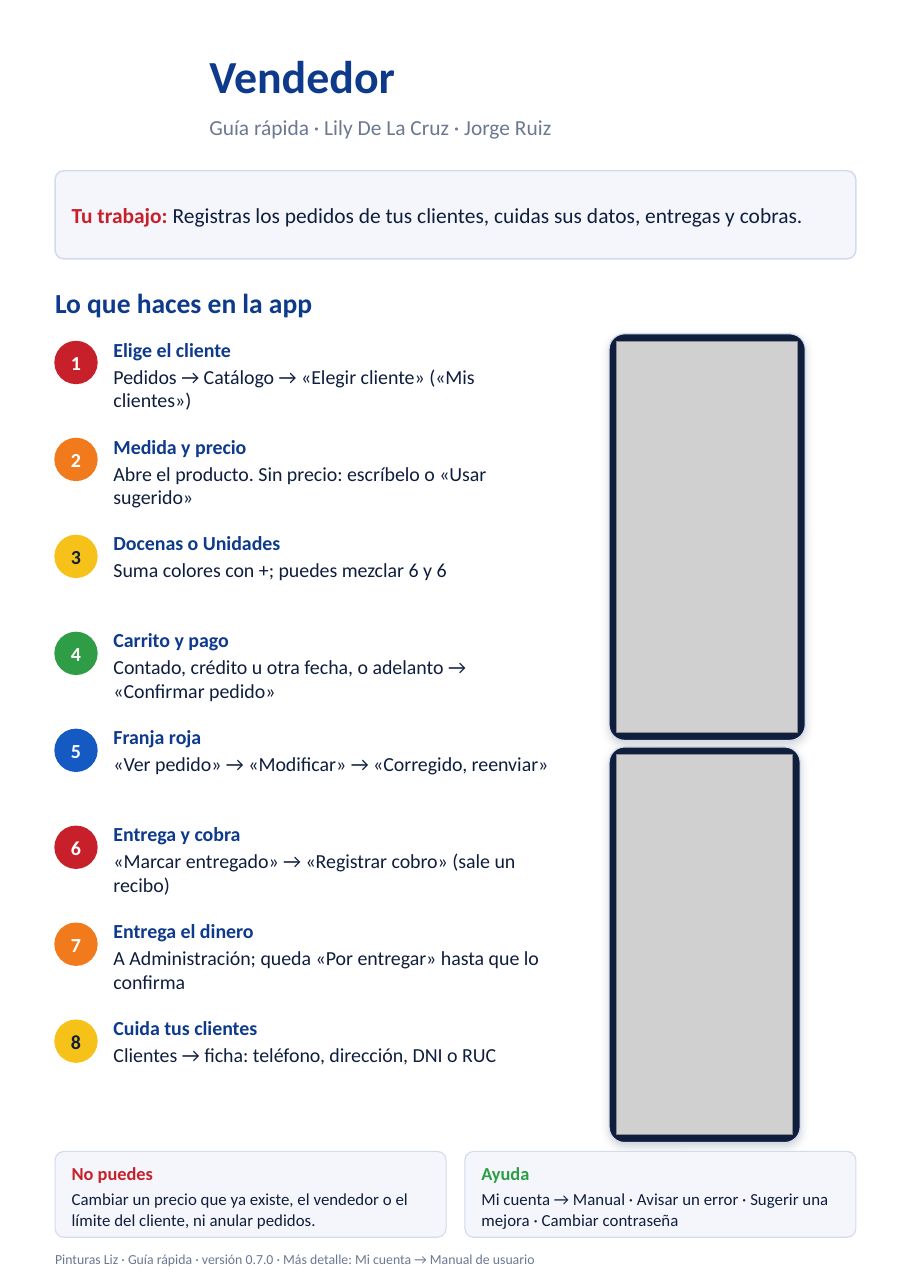
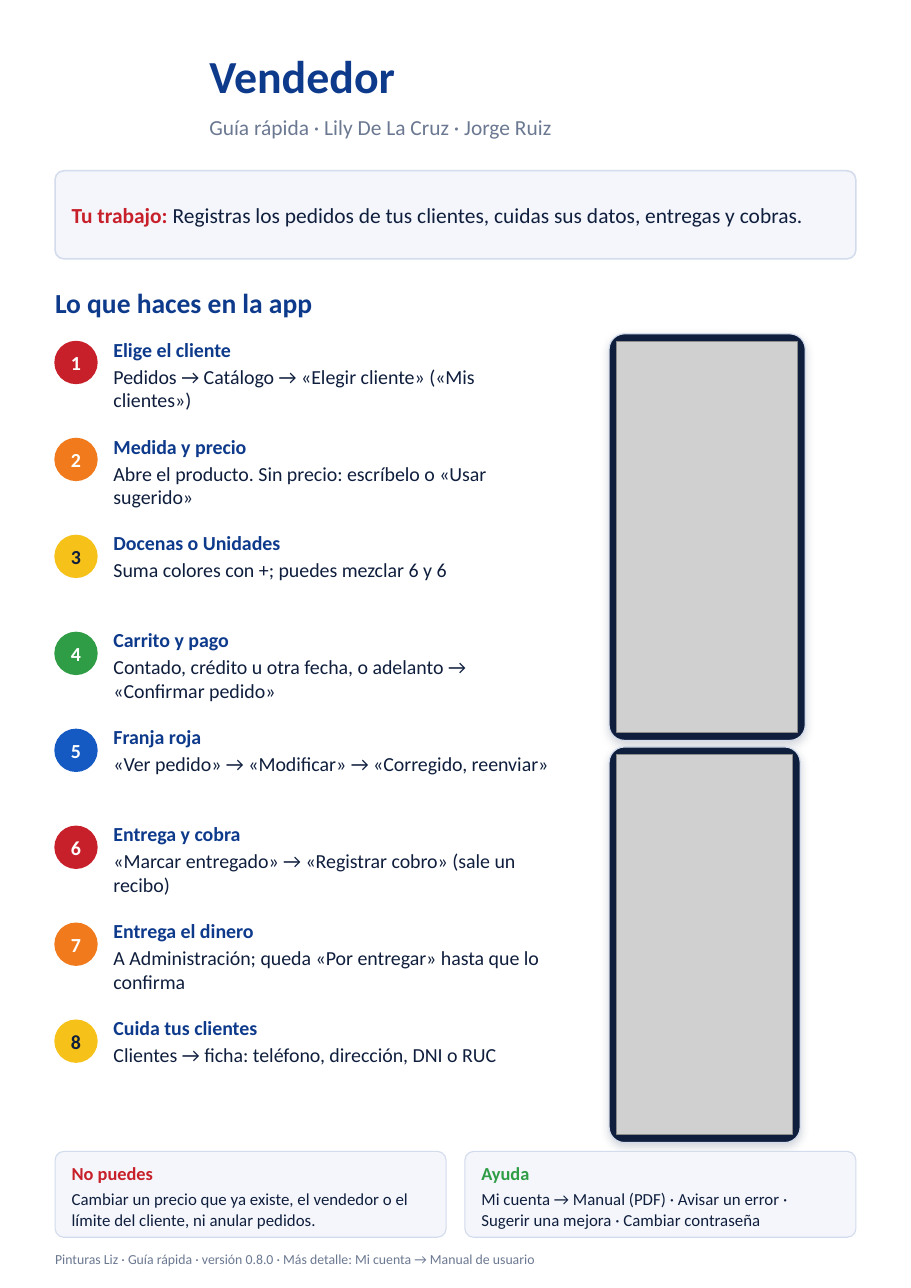
Before and after one commit to estadisticoJ/pinturas-liz-app, a slide deck: slide 3 of docs/capacitacion/guias-rapidas-pinturas-liz.pptx. Drawn at 911x1288 pixels with LibreOffice and Linux fonts; fonts in the diff are those of the drawing; grey boxes stand for pictures; background and template pictures are left out. Boxes give left, top, right and bottom in pixels: in the first picture for what was removed or moved away, otherwise in the second. Text is boxed around its words. In the diff, an @@ line names an element or a change of style, - is before the commit and + after.

Commit message:
v0.8.0 - Modulo Analisis, botones de manual y guia, datos demo

```diff
--- a/docs/capacitacion/guias-rapidas-pinturas-liz.pptx
+++ b/docs/capacitacion/guias-rapidas-pinturas-liz.pptx
@@ text at box(481, 1193, 780, 1229): text changed @@
-Mi cuenta → Manual · Avisar un error · Sugerir una mejora · Cambiar contraseña
+Mi cuenta → Manual (PDF) · Avisar un error · Sugerir una mejora · Cambiar contraseña
@@ text at box(55, 1254, 535, 1266): text changed @@
-Pinturas Liz · Guía rápida · versión 0.7.0 · Más detalle: Mi cuenta → Manual de usuario
+Pinturas Liz · Guía rápida · versión 0.8.0 · Más detalle: Mi cuenta → Manual de usuario
```
Also in this commit, not shown: 5 other slides changed, 34 other files.
